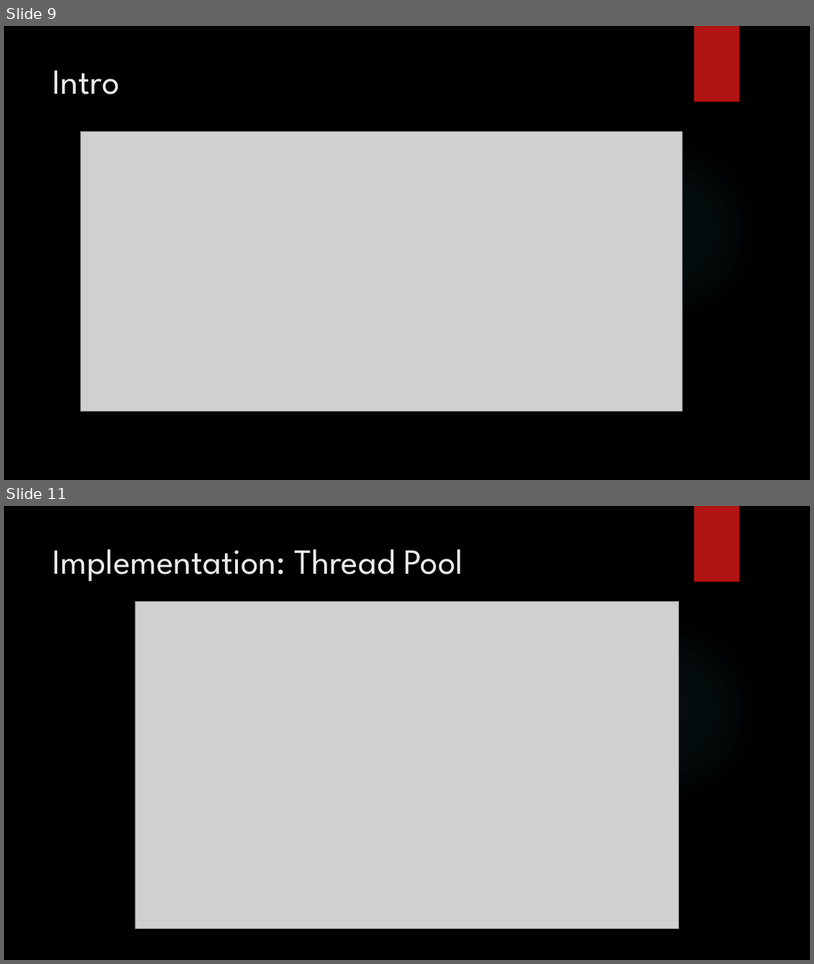
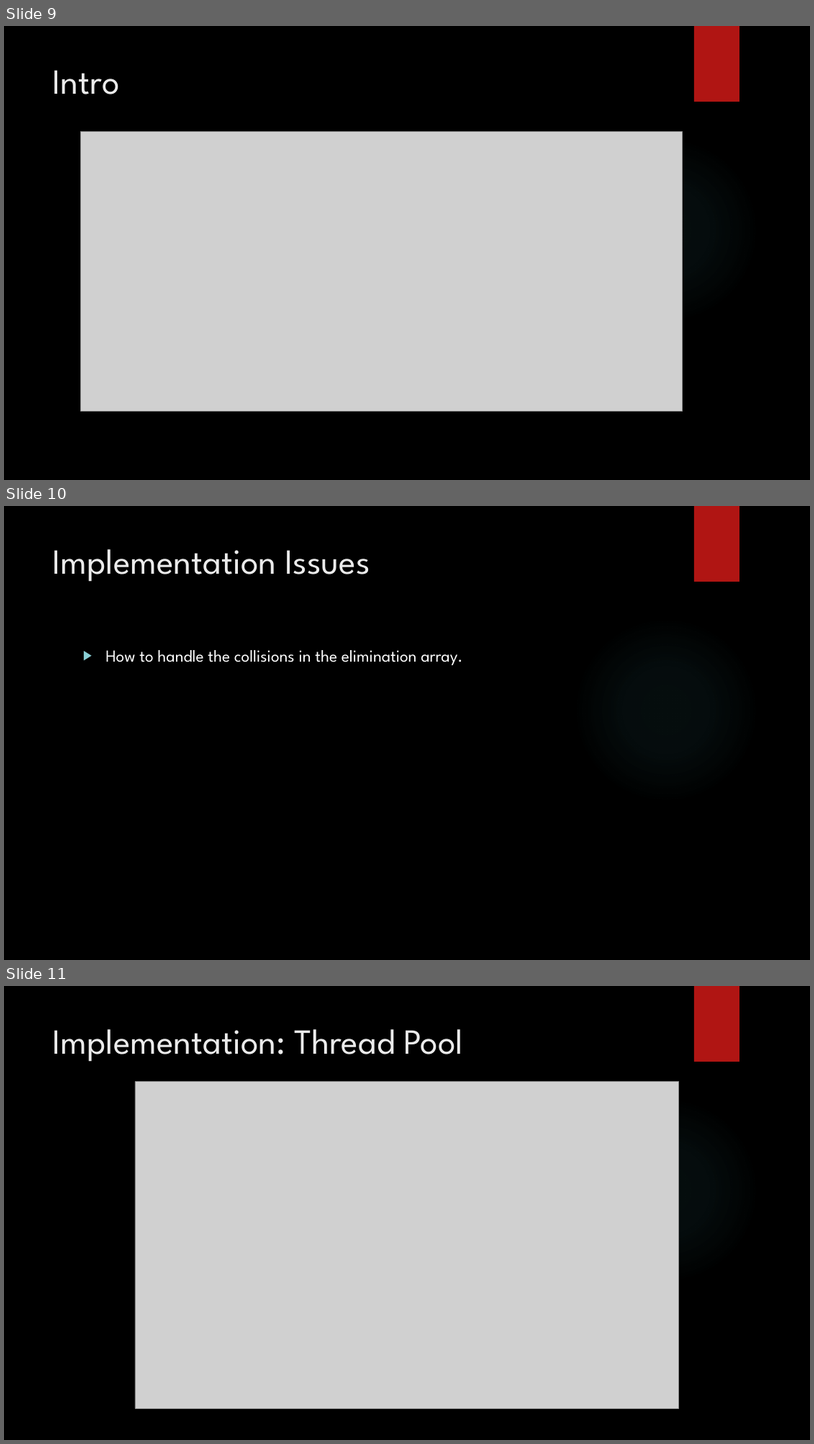
Before and after one commit to PositiveMD/scaling-waffle, a slide deck: ED-Tree/src/Elimination Diffraction Trees.pptx. Shown one above the other, each under a label of ours: slides 9 and 11 before the commit, slides 9, 10 and 11 after it; the slides between them are not shown. The pictures are 814x964 and 814x1444 pixels, drawn with LibreOffice and Linux fonts; fonts in the diff are those of the drawing; grey boxes stand for pictures; background and template pictures are left out. Boxes give left, top, right and bottom in pixels: in the first picture for what was removed or moved away, otherwise in the second. Text is boxed around its words. In the diff, an @@ line names an element or a change of style, - is before the commit and + after.

Commit message:
add implementation slide

```diff
--- a/ED-Tree/src/Elimination Diffraction Trees.pptx
+++ b/ED-Tree/src/Elimination Diffraction Trees.pptx
@@ slide 10 added at <box>4,506,810,960</box>, background picture (left out); not listed: 2 template elements that a slide beside it also shows @@
@@ title added at <box>53,549,370,582</box>, 42 pt, text #EBEBEB @@
+Implementation Issues
@@ text added at <box>106,650,463,665</box>, 20 pt, text #FFFFFF @@
+▶ How to handle the collisions in the elimination array.
```
Also in this commit, not shown: 4 slides removed.
